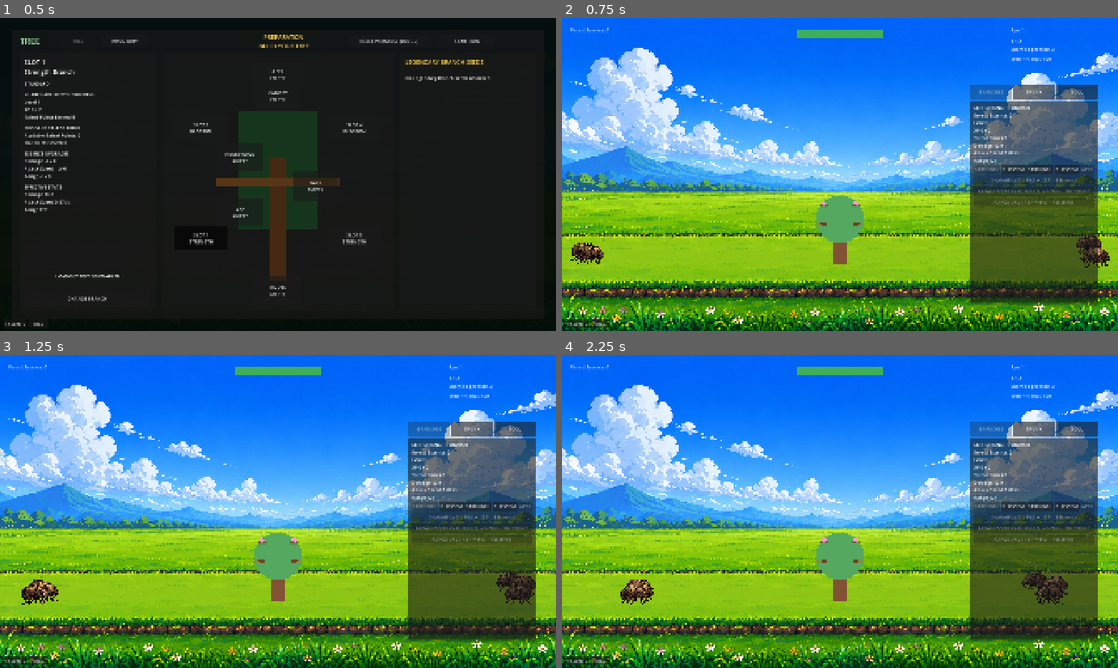
Above: before the commit, frames 1-4 (two rows, left to right).
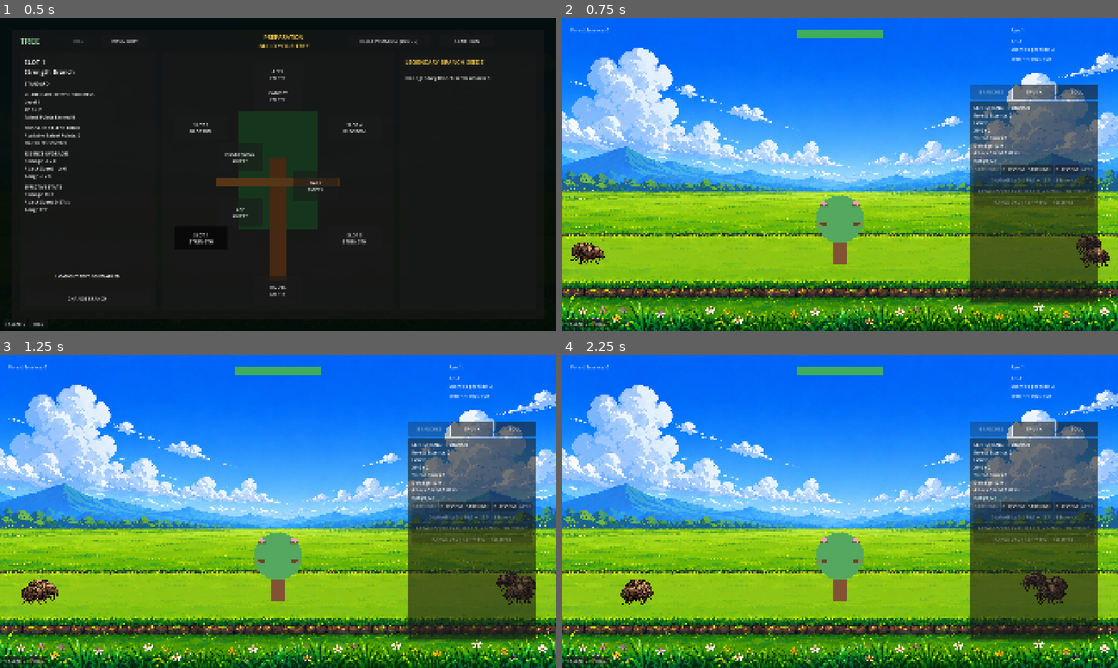
Above: after the commit, the same moments.

Repository: Triggggie/tree-guardian
Game: Godot game, scene res://scenes/main_world.tscn
Two runs of this game, one before a commit and one after it. Both use one fixed random seed, a clock stepped at 60 frames per second and the inputs below.
Inputs:
- Up to frame 1 (0.5 s): no input
- Up to frame 2 (0.75 s): click "START RUN" at 0.5 s
- Up to frame 3 (1.25 s): no input
- Up to frame 4 (2.25 s): click "BLOSSOM" at 1.25 s; click "STRENGTH" at 2 s

Frame 1 is identical in both runs. In frame 2, 0.2% of the frame differs, in the area x 2-97%, y 69-79%; in frame 3, 0.5%, in the area x 3-97%, y 69-80%; in frame 4, 0.5%.

Commit message:
Synchronize Bark Beetle walk animation

Diff:
--- a/scenes/enemies/bark_beetle.tscn
+++ b/scenes/enemies/bark_beetle.tscn
@@ -46,7 +46,7 @@
 }],
 "loop": true,
 "name": &"walk",
-"speed": 8.0
+"speed": 12.0
 }]
 
 [sub_resource type="CircleShape2D" id="CircleShape2D_oij6s"]
--- a/scripts/bark_beetle.gd
+++ b/scripts/bark_beetle.gd
@@ -5,6 +5,9 @@
 	"res://scenes/drops/forest_essence.tscn"
 )
 const WALK_VELOCITY_EPSILON: float = 0.1
+const WALK_REFERENCE_SPEED: float = 120.0
+const MIN_WALK_SPEED_SCALE: float = 0.25
+const MAX_WALK_SPEED_SCALE: float = 2.0
 
 
 @export_category("Movement")
@@ -418,11 +421,18 @@
 	if not is_instance_valid(visual_sprite):
 		return
 
-	if abs(velocity.x) > WALK_VELOCITY_EPSILON:
+	var horizontal_speed: float = abs(velocity.x)
+	if horizontal_speed > WALK_VELOCITY_EPSILON:
+		visual_sprite.speed_scale = clamp(
+			horizontal_speed / WALK_REFERENCE_SPEED,
+			MIN_WALK_SPEED_SCALE,
+			MAX_WALK_SPEED_SCALE
+		)
 		if not visual_sprite.is_playing():
 			visual_sprite.play(&"walk")
 		return
 
+	visual_sprite.speed_scale = 1.0
 	visual_sprite.pause()
 	visual_sprite.set_frame_and_progress(0, 0.0)
 
